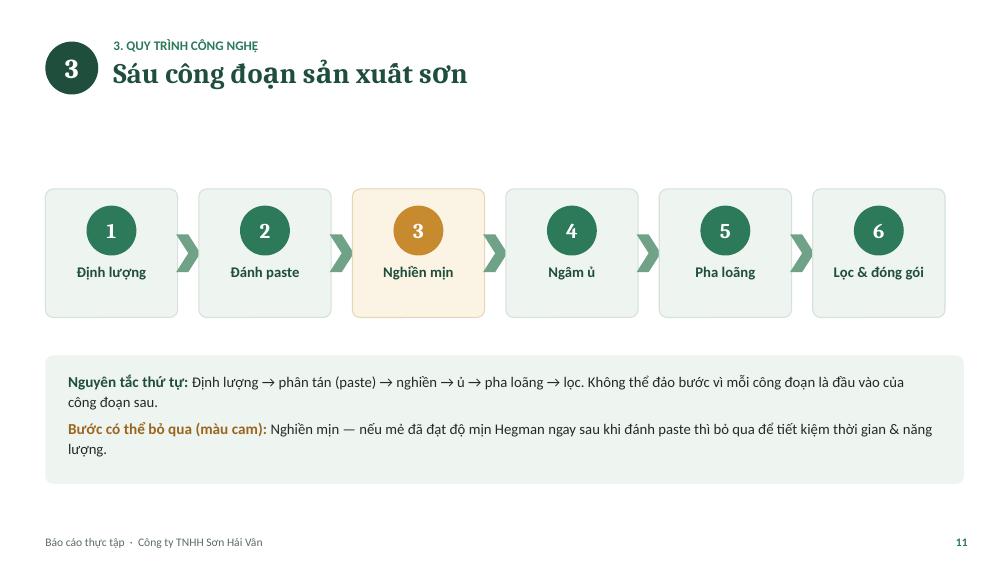
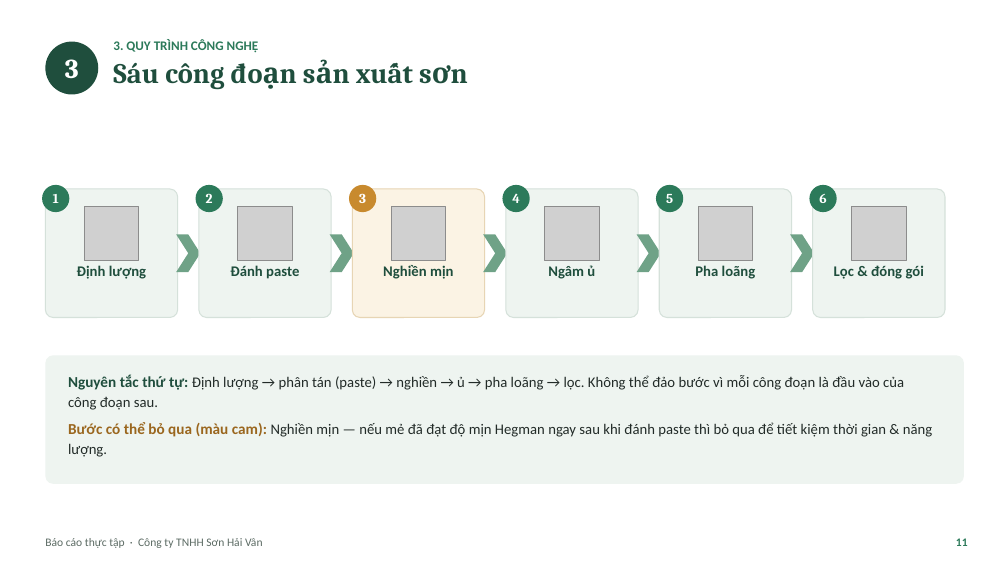
Before and after one commit to tranconcoder/pubic-resources, a slide deck: slide 11 of SuHeo/Báo cáo thực tập - Sơn Hải Vân.pptx. Drawn at 1008x567 pixels with LibreOffice and Linux fonts; fonts in the diff are those of the drawing; grey boxes stand for pictures. Boxes give left, top, right and bottom in pixels: in the first picture for what was removed or moved away, otherwise in the second. Text is boxed around its words. In the diff, an @@ line names an element or a change of style, - is before the commit and + after.

```diff
--- a/SuHeo/Báo cáo thực tập - Sơn Hải Vân.pptx
+++ b/SuHeo/Báo cáo thực tập - Sơn Hải Vân.pptx
@@ text "1": place and size @@
-text "1" at (107,224,117,238)
+text "1" at (53,194,59,203)
@@ ellipse: place and size @@
-ellipse at (87,206,137,256)
+ellipse at (42,185,70,212)
@@ picture added at (84,206,138,261) @@
@@ text "2": place and size @@
-text "2" at (260,223,271,238)
+text "2" at (206,193,213,203)
@@ ellipse: place and size @@
-ellipse at (240,206,290,256)
+ellipse at (196,185,223,212)
@@ picture added at (237,206,292,261) @@
@@ text "3": place and size @@
-text "3" at (413,223,424,238)
+text "3" at (359,193,366,203)
@@ ellipse: place and size @@
-ellipse at (394,206,444,256)
+ellipse at (349,185,377,212)
@@ picture added at (391,206,445,261) @@
@@ text "4": place and size @@
-text "4" at (566,223,578,238)
+text "4" at (512,194,520,203)
@@ ellipse: place and size @@
-ellipse at (547,206,597,256)
+ellipse at (503,185,530,212)
@@ picture added at (544,206,599,261) @@
@@ size 20 to 13 pt in 6 elements at (206,193,213,203), (819,194,826,203), (53,194,59,203), (359,193,366,203), (512,194,520,203), (666,194,673,203) @@
@@ text "5": place and size @@
-text "5" at (720,224,731,238)
+text "5" at (666,194,673,203)
@@ ellipse: place and size @@
-ellipse at (701,206,751,256)
+ellipse at (656,185,684,212)
@@ picture added at (698,206,752,261) @@
@@ text "6": place and size @@
-text "6" at (873,224,884,238)
+text "6" at (819,194,826,203)
@@ ellipse: place and size @@
-ellipse at (854,206,904,256)
+ellipse at (810,185,837,212)
@@ picture added at (851,206,906,261) @@
```
Also in this commit, not shown: 14 other slides changed, 1 other file.
